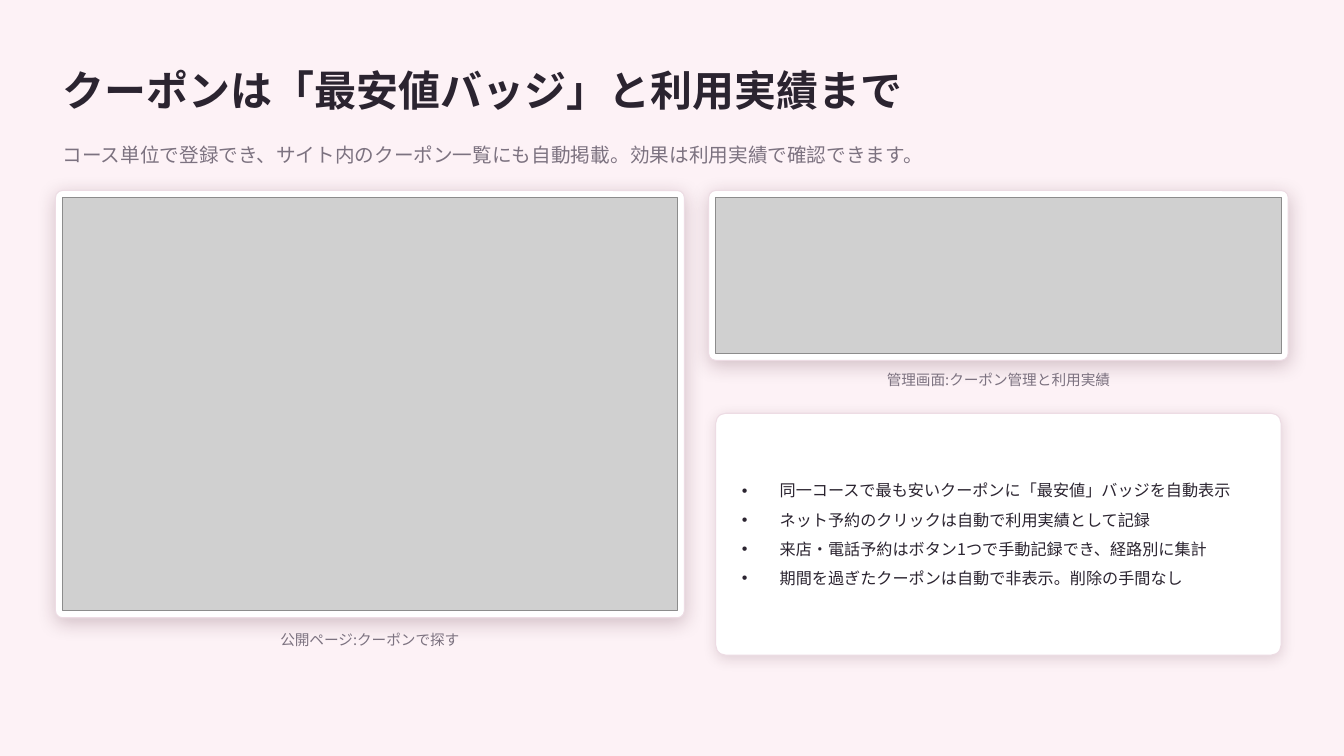
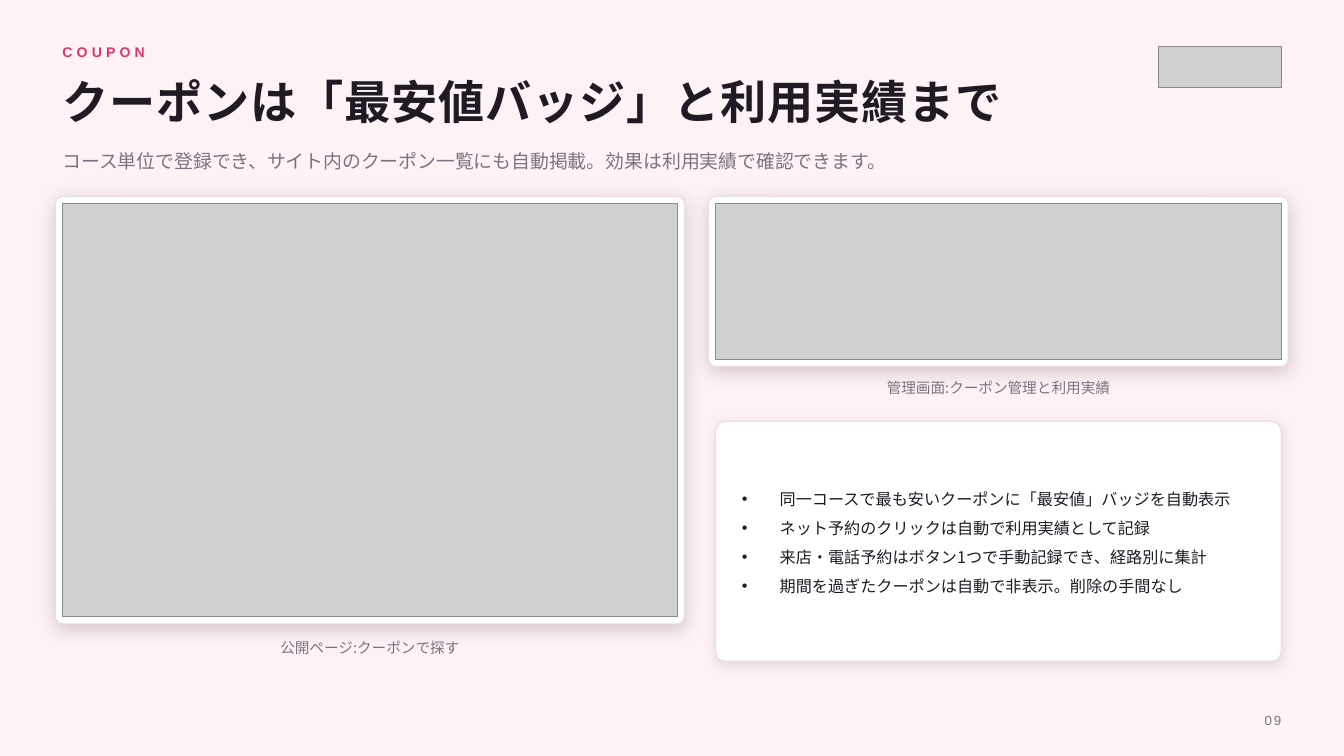
Before and after one commit to kanabun-git/ume, a slide deck: slide 9 of docs/fuzokuzero_sales_deck.pptx. Drawn at 1344x756 pixels with LibreOffice and Linux fonts; fonts in the diff are those of the drawing; grey boxes stand for pictures. Boxes give left, top, right and bottom in pixels: in the first picture for what was removed or moved away, otherwise in the second. Text is boxed around its words. In the diff, an @@ line names an element or a change of style, - is before the commit and + after.

```diff
--- a/docs/fuzokuzero_sales_deck.pptx
+++ b/docs/fuzokuzero_sales_deck.pptx
@@ background #FDF2F6 to #FDF3F7 @@
@@ text added at [62, 47, 144, 57], 10 pt, text #E0356B, bold @@
+COUPON
@@ picture added at [1158, 46, 1281, 88] @@
@@ text "クーポンは「最安値バッジ」と利用実績まで": place and size @@
-text "クーポンは「最安値バッジ」と利用実績まで" at [62, 69, 902, 110]
+text "クーポンは「最安値バッジ」と利用実績まで" at [62, 79, 1001, 124]
@@ text "クーポンは「最安値バッジ」と利用実績まで" at [62, 79, 1001, 124]: size 30 to 33 pt, text colour #2B2430 to #1F1A24, letter spacing 0 to 0.6 pt @@
@@ text "コース単位で登録でき、サイト内のクーポン一覧にも自動掲載。効果は利用実績で確認できます。" at [62, 152, 886, 170]: size 14 to 13.5 pt; line spacing 1 to 1.2; vertical alignment middle to top @@
@@ 2 pictures, 2 rounded rectangles: place and size @@
-2 pictures, 2 rounded rectangles at [55, 191, 1289, 618]
+2 pictures, 2 rounded rectangles at [55, 197, 1289, 624]
@@ 4 texts, 1 rounded rectangle: place and size @@
-4 texts, 1 rounded rectangle at [62, 145, 1281, 655]
+4 texts, 1 rounded rectangle at [62, 152, 1281, 661]
@@ outline #EDDCE4 0.75 pt to #EBDDE4 0.75 pt; shadow changed in 3 elements at [55, 197, 685, 624], [709, 197, 1289, 366], [716, 421, 1281, 661] @@
@@ text "同一コースで最も安いクーポンに「最安値」バッジを自動表示" at [780, 491, 1231, 594]: text colour #2B2430 to #1F1A24 @@
@@ text added at [1265, 716, 1282, 725], 9.5 pt, text #7C7280 @@
+09
```
Also in this commit, not shown: 13 other slides changed, 8 other files.
